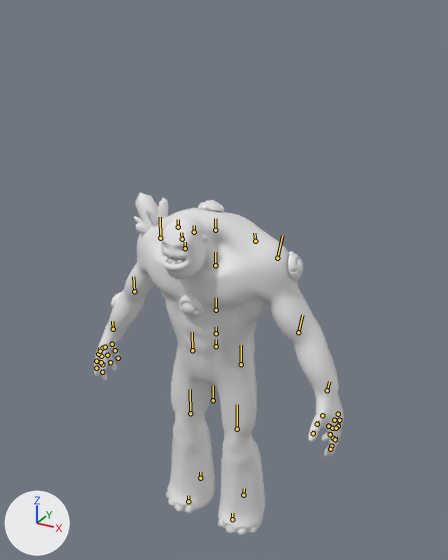
The FBX model Assets/Models/Giant/Giant_Mesh.fbx: old version first, new version second.
The view is the same before and after, from a 50 mm lens placed at (4.43, -7.69, 6.13), pointed at (0.1, 0.19, 2.19). Arrows for +X, +Y and +Z are at lower left; the lights stay in place. Both versions are drawn at the pose saved in each file; the numbers are the values there. The bones that bend it are drawn over the model as lines. Materials are left out; every surface is plain grey.

The first picture shows 'Giant_With_Driods:Driod_Chest', 'Giant_With_Driods:Driod_Chest001', 'Giant_With_Driods:Driod_Chest002', 'Giant_With_Driods:Driod_Chest003', 'Tongue_Lowpoly1:Tongue', 'wild_Giant_Lowpoly1:Giant_Body'.
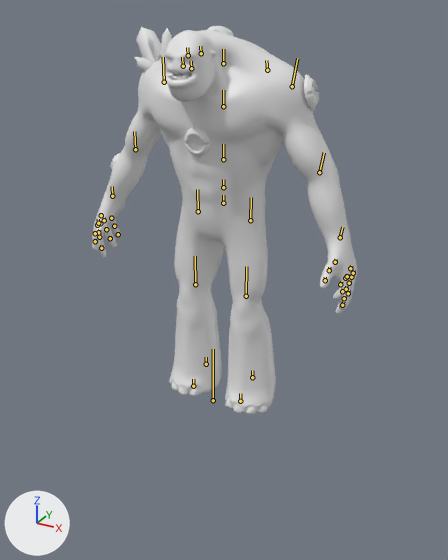
What the commit changed:
Bone 'Root' (bone_root) is rescaled from (0.3, 0.3, 0.3) to (1.0, 1.0, 1.0).
Bone 'Character1_LeftForeArm' (bone_character1_leftforearm) moves from (0.0, 0.0, 0.0) to (-4.0, -1.0, -1.0).
Bone 'Character1_LeftForeArm' (bone_character1_leftforearm) turns from (0, 0, 0) to (-4, 11, -9) degrees about its own x, y and z.
Bone 'Character1_LeftHand' (bone_character1_lefthand) moves from (-7.0, -3.0, -2.0) to (0.0, 0.0, 0.0).
Bone 'Character1_LeftHand' (bone_character1_lefthand) turns from (-4, 11, -9) to (0, 0, 0) degrees about its own x, y and z.
Bone 'Character1_RightHandThumb2' (bone_character1_righthandthumb2) turns from (0, 0, 0) to (-28, -12, -6) degrees about its own x, y and z.
Bone 'Character1_RightHandThumb3' (bone_character1_righthandthumb3) moves from (-1.0, 1.0, 2.0) to (0.0, 0.0, 0.0).
Bone 'Character1_RightHandThumb3' (bone_character1_righthandthumb3) turns from (-28, -12, -6) to (0, 0, 0) degrees about its own x, y and z.

What differs and where, as boxes [x1, y1, x2, y2] in the pictures (448 x 560 px):
'wild_Giant_Lowpoly1:Giant_Body', posed (13% taller)
    before: [94, 193, 344, 535]
    after: [92, 27, 357, 414]
'Giant_With_Driods:Driod_Chest', posed (12% wider, 26% taller)
    before: [179, 293, 203, 319]
    after: [184, 125, 211, 158]
'Giant_With_Driods:Driod_Chest002', posed (16% taller)
    before: [288, 251, 303, 282]
    after: [304, 75, 319, 111]
'Giant_With_Driods:Driod_Chest001', posed
    before: [198, 200, 224, 212]
    after: [207, 26, 233, 36]
'Giant_With_Driods:Driod_Chest003', posed
    before: [111, 292, 122, 307]
    after: [111, 153, 120, 170]
'Tongue_Lowpoly1:Tongue', posed (not visible before)
    after: [177, 72, 190, 77]
bone 'Character1_LeftForeArm', root to tip
    before: (298, 332) to (302, 315)
    after: (319, 172) to (324, 152)
bone 'Character1_LeftHand', root to tip
    before: (327, 390) to (329, 381)
    after: (340, 237) to (342, 227)
bone 'Character1_RightHandThumb2', root to tip
    before: (101, 356) to (102, 354)
    after: (100, 223) to (101, 221)
bone 'Character1_RightHandThumb3', root to tip
    before: (102, 364) to (103, 362)
    after: (98, 232) to (99, 229)
